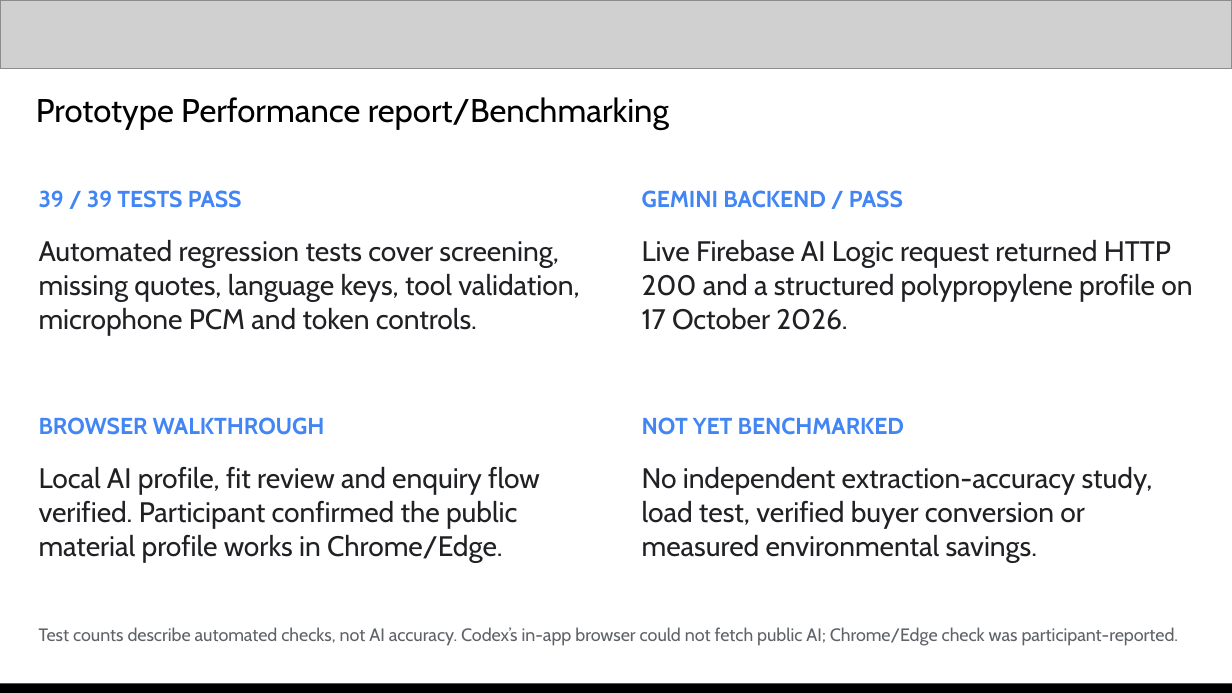
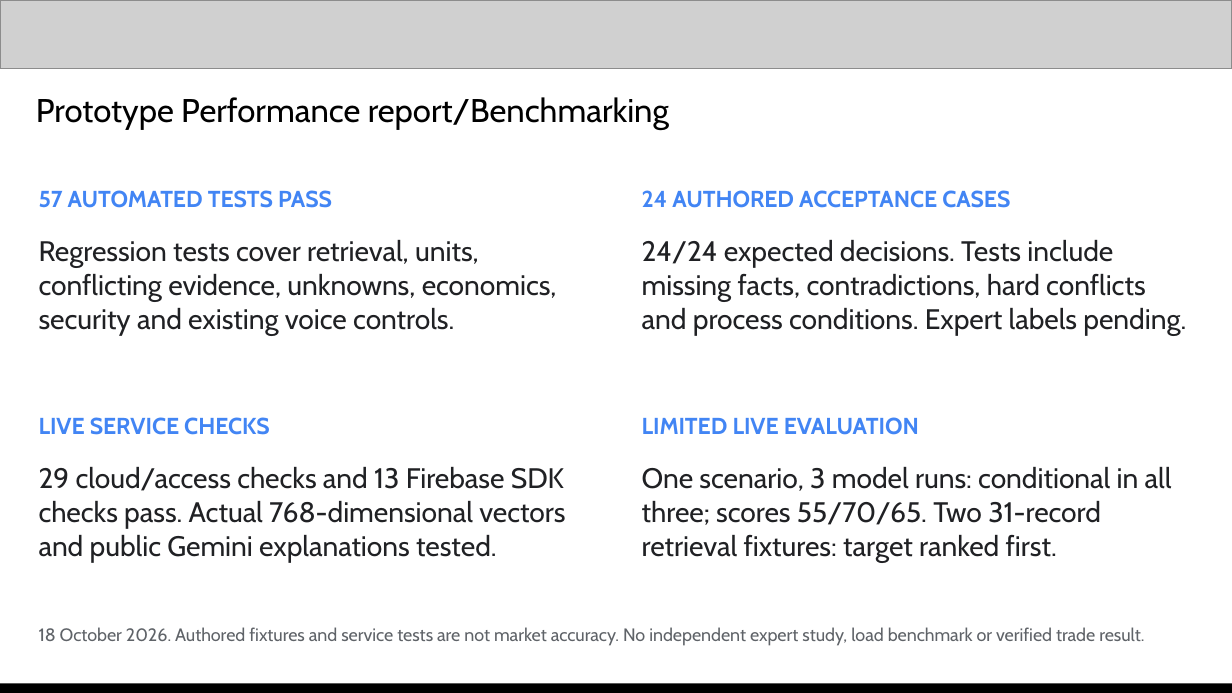
Before and after one commit to anshuman542018/wasterecast, a slide deck: slide 12 of submission/Clorex_WasteRecast_Pitch_Deck.pptx. Drawn at 1232x693 pixels with LibreOffice and Linux fonts; fonts in the diff are those of the drawing; grey boxes stand for pictures. Boxes give left, top, right and bottom in pixels: in the first picture for what was removed or moved away, otherwise in the second. Text is boxed around its words. In the diff, an @@ line names an element or a change of style, - is before the commit and + after.

```diff
--- a/submission/Clorex_WasteRecast_Pitch_Deck.pptx
+++ b/submission/Clorex_WasteRecast_Pitch_Deck.pptx
@@ text at (x1=39, y1=190, x2=332, y2=208): text changed @@
-39 / 39 TESTS PASS
+57 AUTOMATED TESTS PASS
@@ text at (x1=642, y1=190, x2=1010, y2=208): text changed @@
-GEMINI BACKEND / PASS
+24 AUTHORED ACCEPTANCE CASES
@@ text at (x1=39, y1=240, x2=557, y2=335): text changed @@
-Automated regression tests cover screening, missing quotes, language keys, tool validation, microphone PCM and token controls.
+Regression tests cover retrieval, units, conflicting evidence, unknowns, economics, security and existing voice controls.
@@ text at (x1=642, y1=240, x2=1186, y2=335): text changed @@
-Live Firebase AI Logic request returned HTTP 200 and a structured polypropylene profile on 17 October 2026.
+24/24 expected decisions. Tests include missing facts, contradictions, hard conflicts and process conditions. Expert labels pending.
@@ text at (x1=39, y1=417, x2=269, y2=435): text changed @@
-BROWSER WALKTHROUGH
+LIVE SERVICE CHECKS
@@ text at (x1=642, y1=417, x2=919, y2=435): text changed @@
-NOT YET BENCHMARKED
+LIMITED LIVE EVALUATION
@@ text at (x1=39, y1=467, x2=565, y2=562): text changed @@
-Local AI profile, fit review and enquiry flow verified. Participant confirmed the public material profile works in Chrome/Edge.
+29 cloud/access checks and 13 Firebase SDK checks pass. Actual 768-dimensional vectors and public Gemini explanations tested.
@@ text at (x1=642, y1=467, x2=1172, y2=562): text changed @@
-No independent extraction-accuracy study, load test, verified buyer conversion or measured environmental savings.
+One scenario, 3 model runs: conditional in all three; scores 55/70/65. Two 31-record retrieval fixtures: target ranked first.
@@ text at (x1=39, y1=627, x2=1144, y2=646): text changed @@
-Test counts describe automated checks, not AI accuracy. Codex’s in-app browser could not fetch public AI; Chrome/Edge check was participant-reported.
+18 October 2026. Authored fixtures and service tests are not market accuracy. No independent expert study, load benchmark or verified trade result.
```
Also in this commit, not shown: 14 other slides changed, 10 other files.
